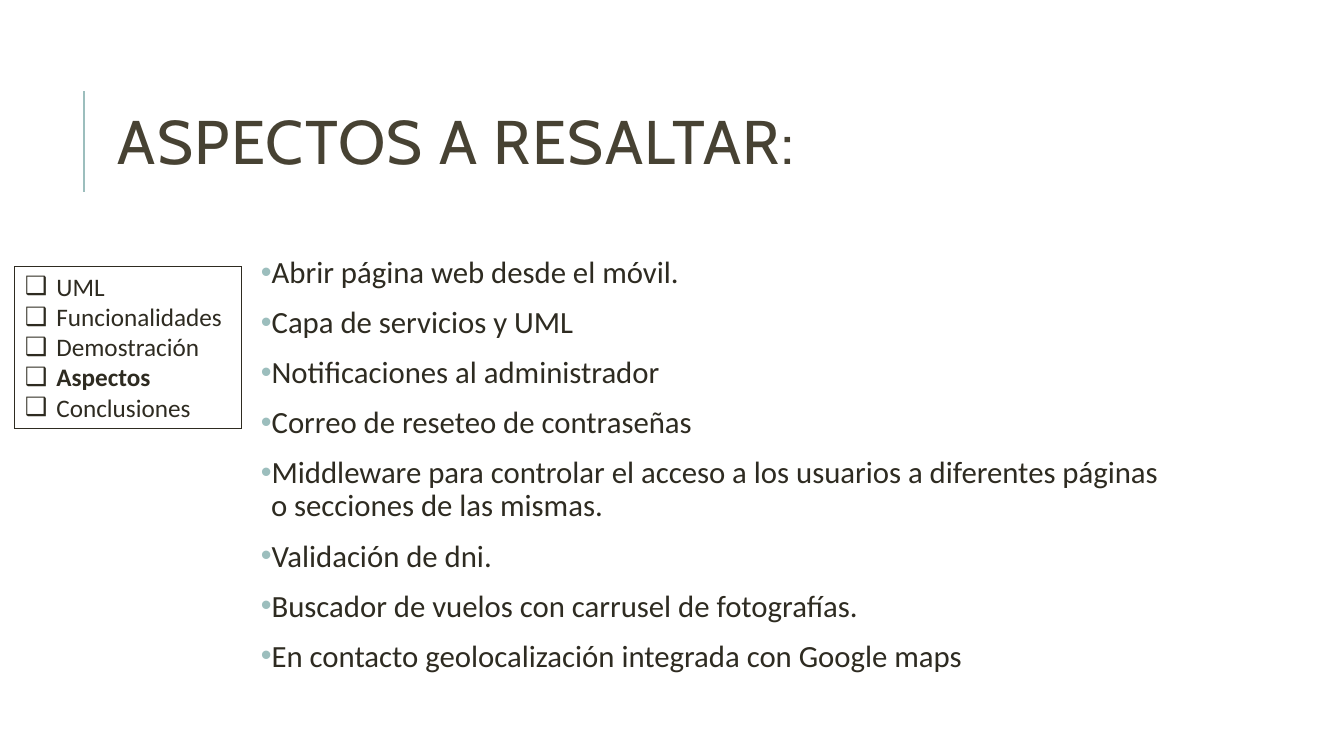
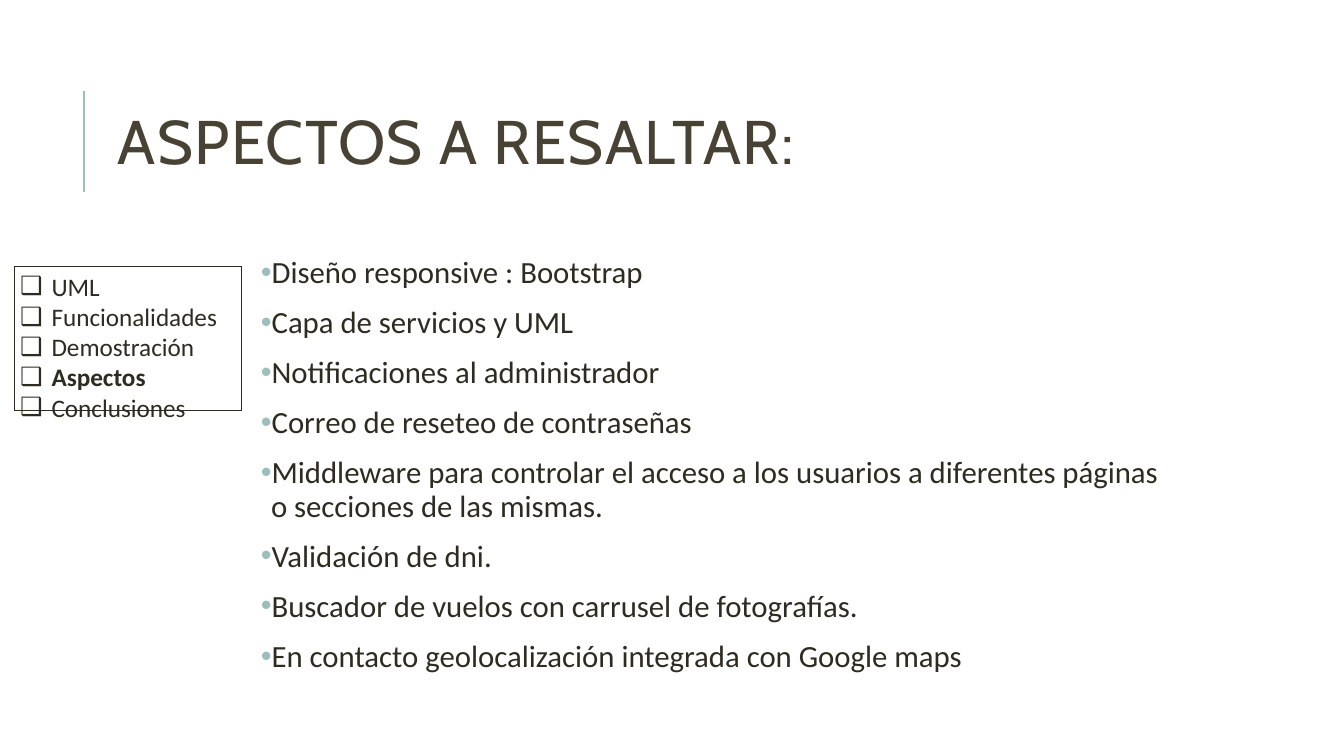
Before and after one commit to danielallhoff/M17-G4-AirDSS, a slide deck: slide 18 of AIRDSS.pptx (slide 16 before the commit). Drawn at 1344x756 pixels with LibreOffice and Linux fonts; fonts in the diff are those of the drawing. Boxes give left, top, right and bottom in pixels: in the first picture for what was removed or moved away, otherwise in the second. Text is boxed around its words. In the diff, an @@ line names an element or a change of style, - is before the commit and + after.

```diff
--- a/AIRDSS.pptx
+++ b/AIRDSS.pptx
@@ rectangle "UML" resized from (x1=15, y1=266, x2=242, y2=430) to (x1=15, y1=266, x2=242, y2=410) @@
@@ text at (x1=272, y1=262, x2=642, y2=288): text changed @@
-• Abrir página web desde el móvil.
+• Diseño responsive : Bootstrap
```
Also in this commit, not shown: 19 other slides changed, 4 slides added.
